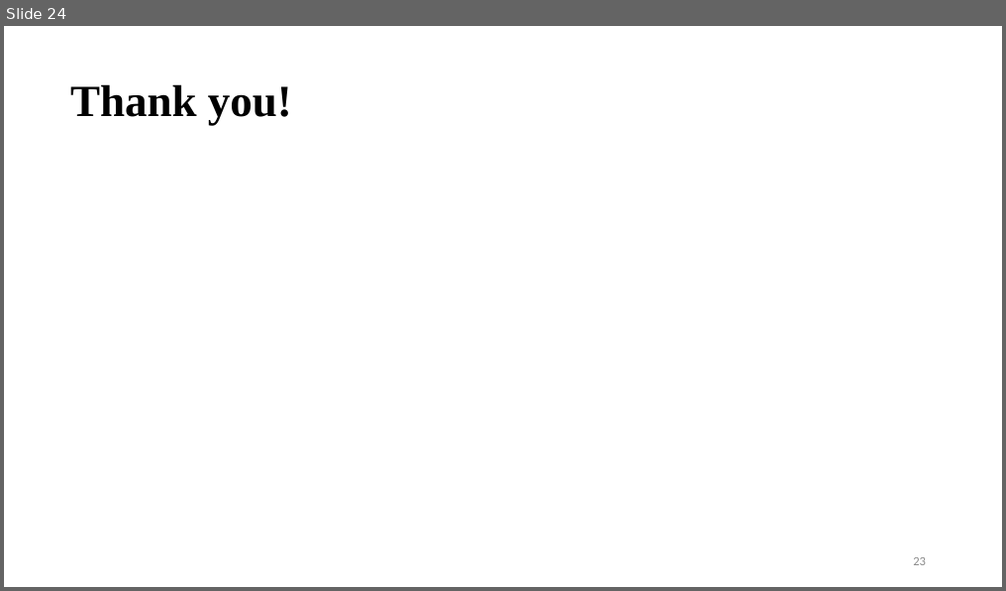
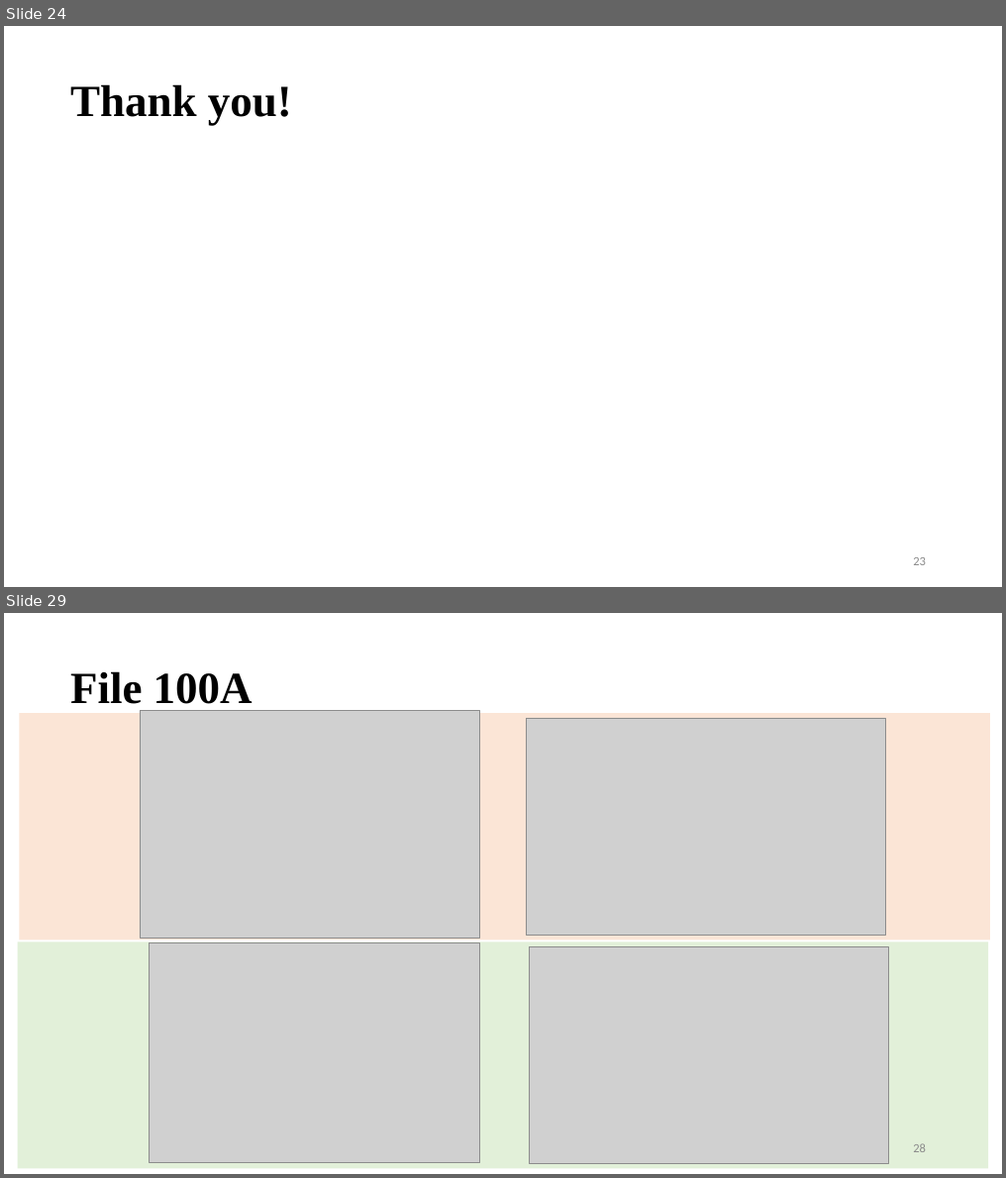
Before and after one commit to vinogradova-lab/cell-type-specific-proximity-labeling, a slide deck: docs/group_meeting_pp_turboid.pptx. Shown one above the other, each under a label of ours: slide 24 before the commit, slides 24 and 29 after it; the slides between them are not shown. The pictures are 1006x591 and 1006x1178 pixels, drawn with LibreOffice and Linux fonts; fonts in the diff are those of the drawing; grey boxes stand for pictures. Boxes give left, top, right and bottom in pixels: in the first picture for what was removed or moved away, otherwise in the second. Text is boxed around its words. In the diff, an @@ line names an element or a change of style, - is before the commit and + after.

```diff
--- a/docs/group_meeting_pp_turboid.pptx
+++ b/docs/group_meeting_pp_turboid.pptx
@@ slide 29 added at (4, 613, 1002, 1174), background #FFFFFF @@
@@ text added at (70, 671, 252, 713), 42.9 pt, text #000000, bold @@
+File 100A
@@ rectangle added at (19, 713, 990, 940), fill #FBE5D6 @@
@@ picture added at (140, 711, 480, 938) @@
@@ picture added at (526, 718, 886, 935) @@
@@ rectangle added at (18, 943, 988, 1169), fill #E2F0D9 @@
@@ picture added at (150, 943, 480, 1164) @@
@@ picture added at (529, 947, 889, 1164) @@
@@ page number added at (913, 1144, 926, 1153), 12 pt, text #8C8C8C @@
+28
```
Also in this commit, not shown: 6 other slides added, 1 other file.
